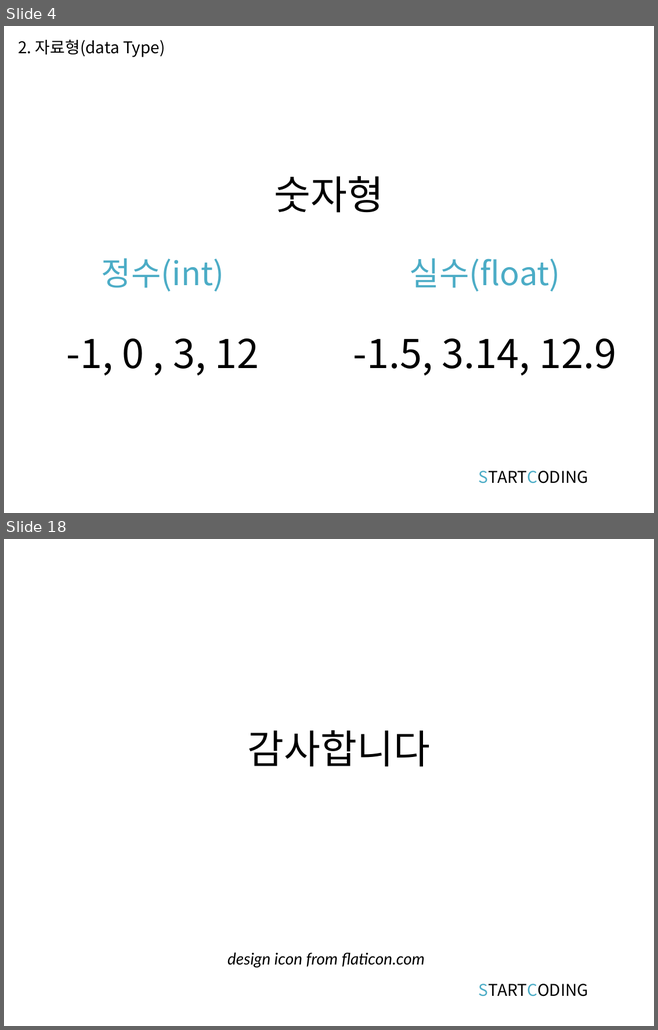
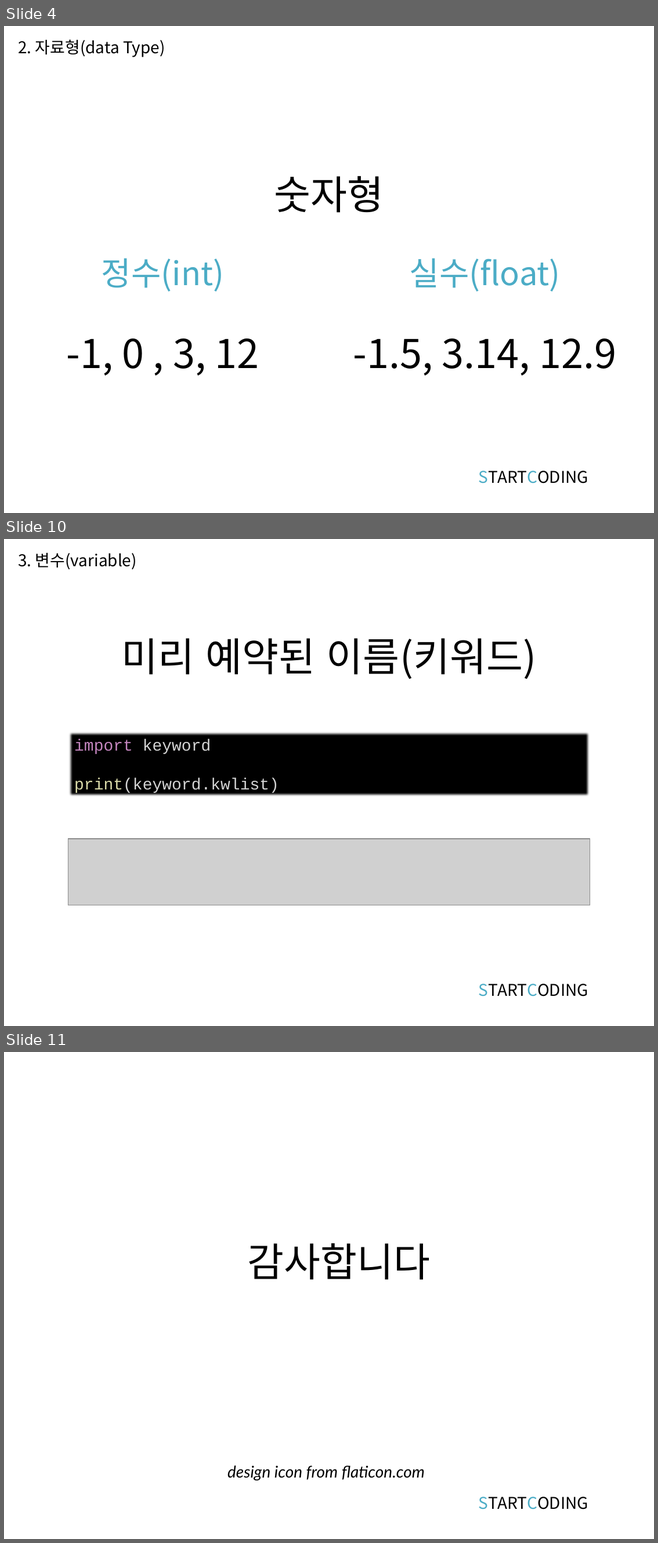
Before and after one commit to kwonkijun/python, a slide deck: 파이썬기초(PPT)/파이썬 기초 2강_자료형과 변수.pptx. Shown one above the other, each under a label of ours: slides 4 and 18 before the commit, slides 4, 10 and 11 after it; the slides between them are not shown. The pictures are 658x1030 and 658x1543 pixels, drawn with LibreOffice and Linux fonts; fonts in the diff are those of the drawing; grey boxes stand for pictures. Boxes give left, top, right and bottom in pixels: in the first picture for what was removed or moved away, otherwise in the second. Text is boxed around its words. In the diff, an @@ line names an element or a change of style, - is before the commit and + after.

```diff
--- a/파이썬기초(PPT)/파이썬 기초 2강_자료형과 변수.pptx
+++ b/파이썬기초(PPT)/파이썬 기초 2강_자료형과 변수.pptx
@@ slide 10 added at [4, 539, 654, 1026], background #FFFFFF @@
@@ text added at [18, 553, 137, 570], 18 pt, text #000000 @@
+3. 변수(variable)
@@ title added at [122, 638, 536, 679], 44 pt, text #000000 @@
+미리 예약된 이름(키워드)
@@ rectangle added at [68, 732, 589, 797], fill #000000, 18 pt, text #D4D4D4 @@
+import keyword
+print(keyword.kwlist)
@@ picture added at [68, 839, 589, 906] @@
@@ text added at [478, 984, 588, 997], 18 pt, text #000000 @@
+STARTCODING
@@ what was slide 18 is now slide 11 @@
```
Also in this commit, not shown: 2 slides changed, 3 other slides added, 11 slides removed, 2 other files.
